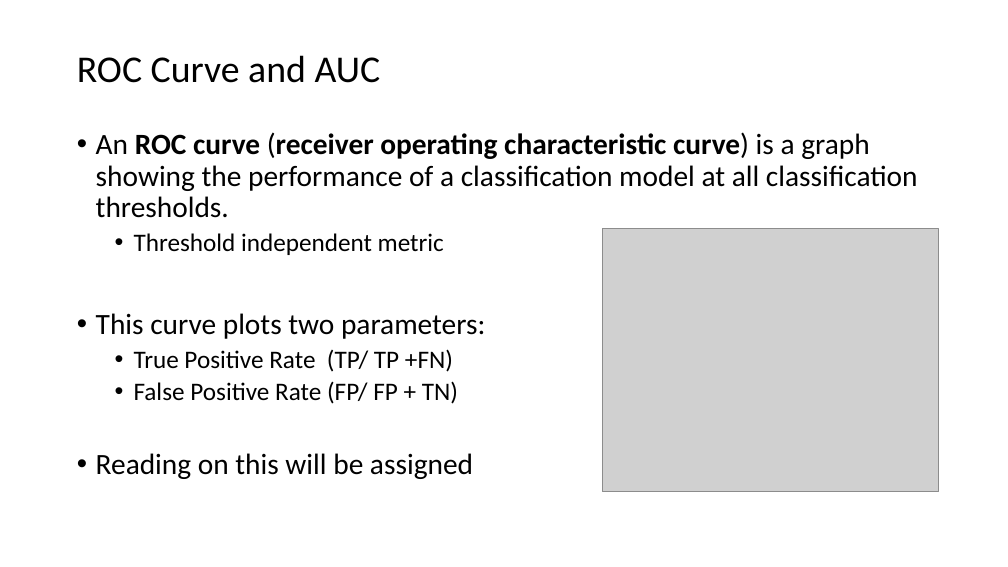
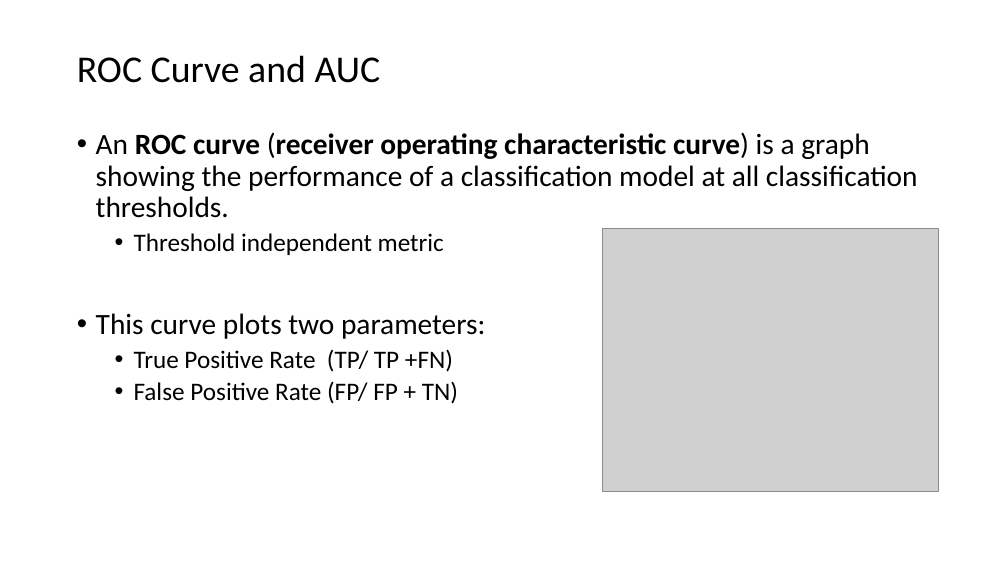
Before and after one commit to ICBI/AIMAHEAD_GU, a slide deck: slide 14 of Courses/ML_Concepts/Module_01_Introduction_to_Classification/Module_01_Introduction_to_Classification_04_ClassificationMetrics.pptx. Drawn at 1008x567 pixels with LibreOffice and Linux fonts; fonts in the diff are those of the drawing; grey boxes stand for pictures. Boxes give left, top, right and bottom in pixels: in the first picture for what was removed or moved away, otherwise in the second. Text is boxed around its words. In the diff, an @@ line names an element or a change of style, - is before the commit and + after.

```diff
--- a/Courses/ML_Concepts/Module_01_Introduction_to_Classification/Module_01_Introduction_to_Classification_04_ClassificationMetrics.pptx
+++ b/Courses/ML_Concepts/Module_01_Introduction_to_Classification/Module_01_Introduction_to_Classification_04_ClassificationMetrics.pptx
@@ text at (x1=96, y1=453, x2=473, y2=479): paragraph removed @@
-• Reading on this will be assigned
```
Also in this commit, not shown: 2 other slides changed, 11 other files.
